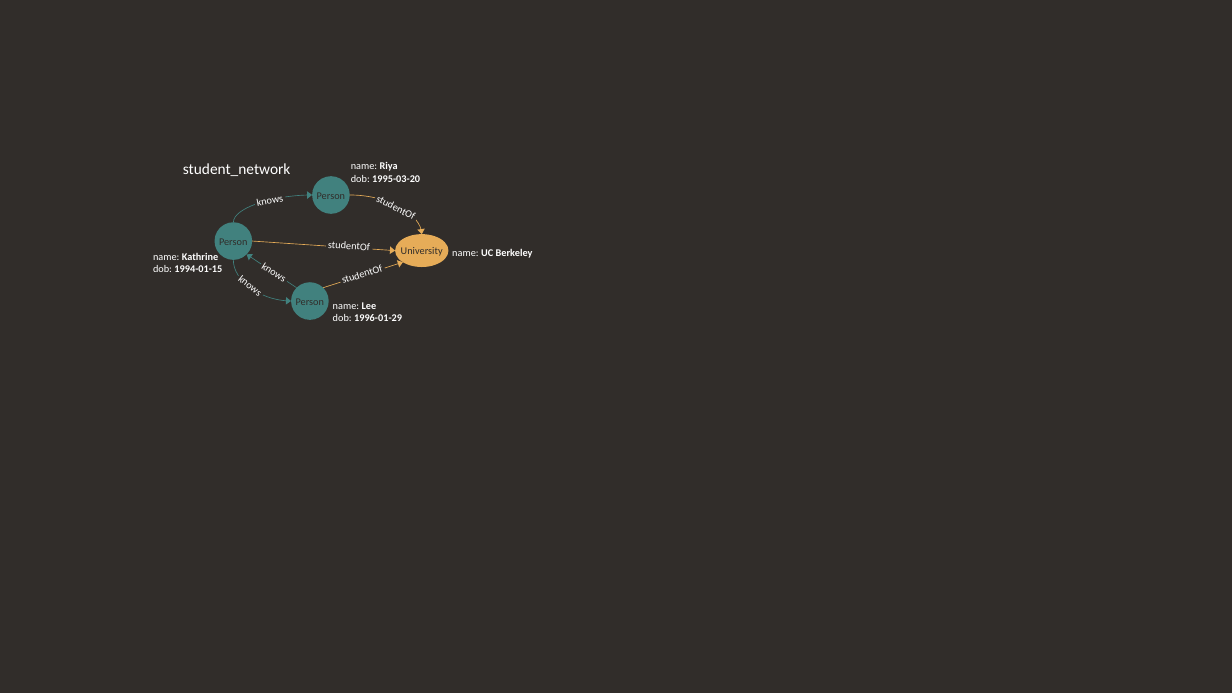
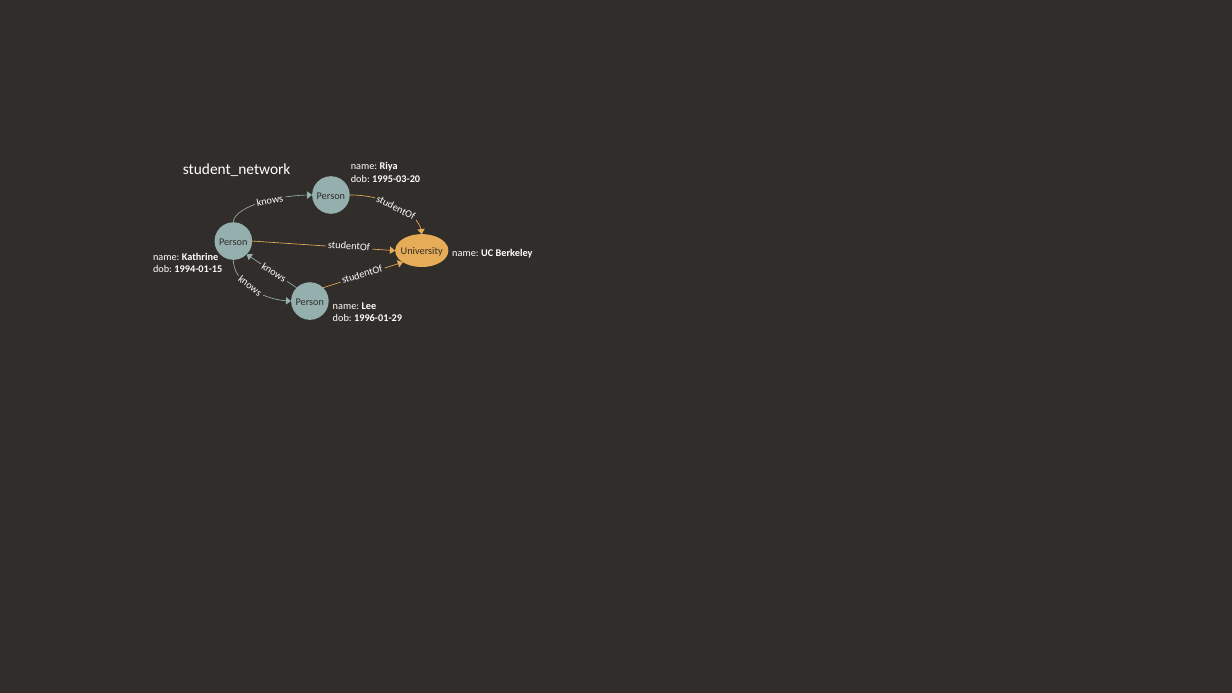
Before and after one commit to oracle/pgql-lang, a slide deck: slide 1 of images/example_graphs/student_network.pptx. Drawn at 1232x693 pixels with LibreOffice and Linux fonts; fonts in the diff are those of the drawing. Boxes give left, top, right and bottom in pixels: in the first picture for what was removed or moved away, otherwise in the second. Text is boxed around its words. In the diff, an @@ line names an element or a change of style, - is before the commit and + after.

```diff
--- a/images/example_graphs/student_network.pptx
+++ b/images/example_graphs/student_network.pptx
@@ curved arrow (234, 223) - (312, 195): stroke #41817E 0.5 pt to #94AFAE 0.5 pt @@
@@ curved arrow (234, 260) - (291, 301): stroke #41817E 0.5 pt to #94AFAE 0.5 pt @@
@@ arrow (297, 287) - (247, 254): stroke #41817E 0.5 pt to #94AFAE 0.5 pt @@
@@ fill #41817E to #94AFAE in 3 elements at <box>214,223,252,261</box>, <box>312,177,350,214</box>, <box>291,282,329,320</box> @@
```
Also in this commit, not shown: 4 other files.
